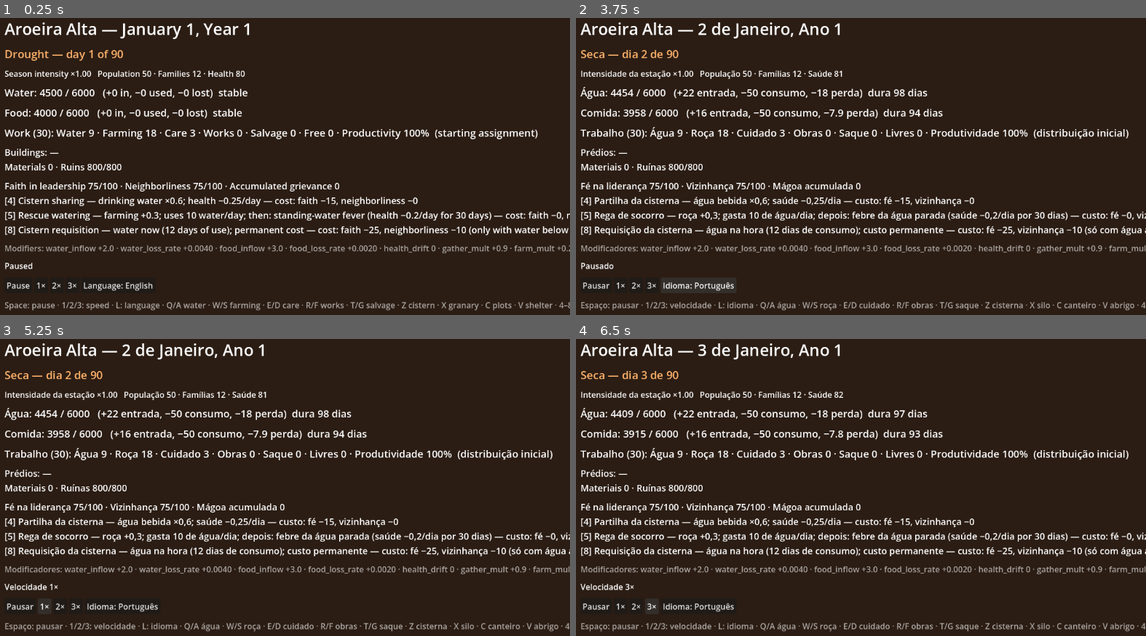
Above: before the commit, frames 1-4 (two rows, left to right).
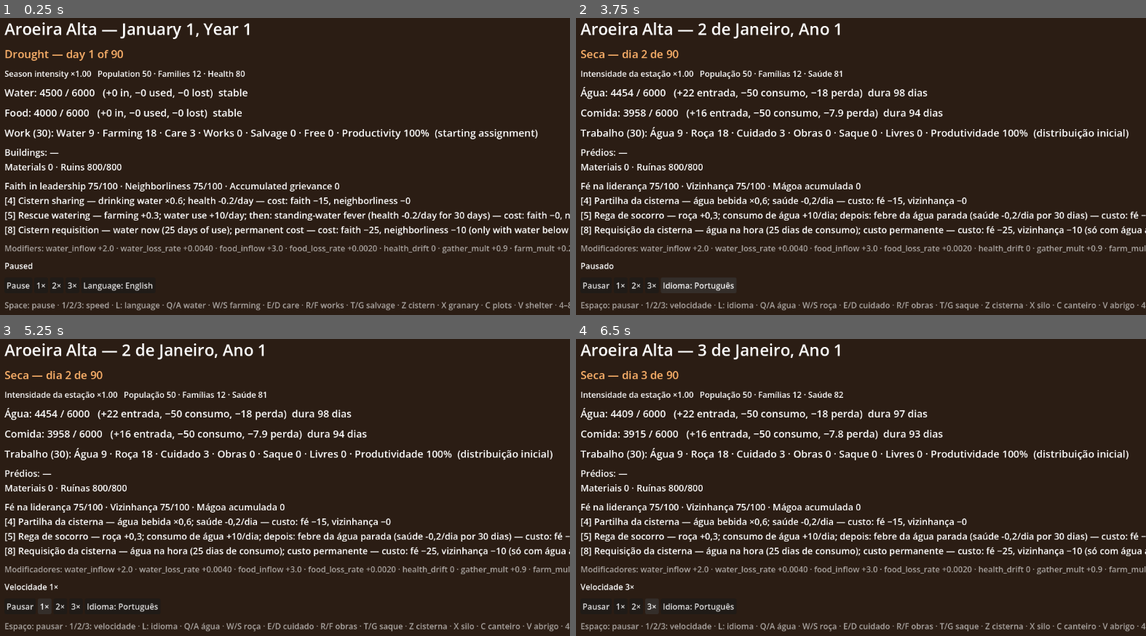
Above: after the commit, the same moments.

Repository: Alucardjrr/jogo-estacoes
Game: Godot game, scene res://scenes/debug/debug_hud.tscn
Two runs of this game, one before a commit and one after it. Both use one fixed random seed, a clock stepped at 60 frames per second and the inputs below.
Inputs:
- Up to frame 1 (0.25 s): no input
- Up to frame 2 (3.75 s): click "1×" at 0.5 s; click "2×" at 1.25 s; click "3×" at 2 s; click "Pause" at 2.75 s; click "Language: English" at 3.5 s
- Up to frame 3 (5.25 s): click "Pausar" at 4.25 s; click "1×" at 5 s
- Up to frame 4 (6.5 s): click "3×" at 5.75 s

The runs differ from the first frame. In frame 1, 1.6% of the frame differs, in the area x 28-100%, y 60-73%; in frame 2, 1.7%, in the area x 25-100%, y 60-73%; in frame 3, 1.7%; in frame 4, 1.7%.

Commit message:
fix: achados do QA no PR #15
- Medidas aplicadas depois da virada do calendário: pedido no último dia
  da estação vale (ou é recusado) na estação nova, sem custo perdido
- SimSocial.check sem efeito colateral
- Descrição das medidas montada com os números de social.json (teste
  garante que todo marcador tem valor); vírgula decimal em pt
- Efeito de medida com 'seasons' recusado na validação

Co-Authored-By: Claude Opus 5.5 <noreply@anthropic.com>
Claude-Session: https://claude.ai/code/session_01SAYqEDdngbHsg9bvX27t7B

Diff:
--- a/data/text/ui.csv
+++ b/data/text/ui.csv
@@ -147,11 +147,11 @@
 MEASURE_QUARENTENA,Isolamento da casa,House isolation
 MEASURE_MUTIRAO,Mutirão,Work drive
 MEASURE_CONFISCO,Requisição da cisterna,Cistern requisition
-MEASURE_RACIONAMENTO_DESC,"água bebida ×0,6; saúde −0,25/dia","drinking water ×0.6; health −0.25/day"
-MEASURE_AGUA_NA_ROCA_DESC,"roça +0,3; gasta 10 de água/dia; depois: febre da água parada (saúde −0,2/dia por 30 dias)","farming +0.3; uses 10 water/day; then: standing-water fever (health −0.2/day for 30 days)"
-MEASURE_QUARENTENA_DESC,"saúde +0,5/dia; produtividade ×0,8","health +0.5/day; productivity ×0.8"
-MEASURE_MUTIRAO_DESC,"obras ×2; saúde −0,3/dia; depois: produtividade ×0,85 por 30 dias","works ×2; health −0.3/day; then: productivity ×0.85 for 30 days"
-MEASURE_CONFISCO_DESC,água na hora (12 dias de consumo); custo permanente,water now (12 days of use); permanent cost
+MEASURE_RACIONAMENTO_DESC,"água bebida ×{water_consumption}; saúde {health_drift}/dia","drinking water ×{water_consumption}; health {health_drift}/day"
+MEASURE_AGUA_NA_ROCA_DESC,"roça {farm_mult}; consumo de água {water_consumption}/dia; depois: febre da água parada (saúde {after_health_drift}/dia por {after_days} dias)","farming {farm_mult}; water use {water_consumption}/day; then: standing-water fever (health {after_health_drift}/day for {after_days} days)"
+MEASURE_QUARENTENA_DESC,"saúde {health_drift}/dia; produtividade ×{productivity_mult}","health {health_drift}/day; productivity ×{productivity_mult}"
+MEASURE_MUTIRAO_DESC,"obras ×{build_mult} e saque ×{salvage_mult}; saúde {health_drift}/dia; depois: produtividade ×{after_productivity_mult} por {after_days} dias","works ×{build_mult} and salvage ×{salvage_mult}; health {health_drift}/day; then: productivity ×{after_productivity_mult} for {after_days} days"
+MEASURE_CONFISCO_DESC,"água na hora ({water_days} dias de consumo); custo permanente","water now ({water_days} days of use); permanent cost"
 METER_TRUST,Fé na liderança,Faith in leadership
 METER_COHESION,Vizinhança,Neighborliness
 HUD_SOCIAL,"{trust_name} {trust}/{trust_cap} · {cohesion_name} {cohesion}/{cohesion_cap} · Mágoa acumulada {grudge}","{trust_name} {trust}/{trust_cap} · {cohesion_name} {cohesion}/{cohesion_cap} · Accumulated grievance {grudge}"
--- a/scripts/sim/data_registry.gd
+++ b/scripts/sim/data_registry.gd
@@ -486,7 +486,7 @@
 			continue
 		var e: Dictionary = list[i]
 		for k in e.keys():
-			if not k in ["key", "add", "mul", "seasons"]:
+			if not k in ["key", "add", "mul"]:  # medidas não filtram por estação no efeito
 				errors.append("%s: chave desconhecida '%s'" % [ew, k])
 		if e.has("add") == e.has("mul"):
 			errors.append("%s: precisa de add ou mul (um dos dois)" % ew)
--- a/scripts/sim/sim_social.gd
+++ b/scripts/sim/sim_social.gd
@@ -60,11 +60,14 @@
 		return "wrong_season"
 	if m.unlock_water_below > 0.0 and water_frac >= m.unlock_water_below:
 		return "locked"
-	_roll_season(season_id, year)
-	if _enacted_this_season.has(id):
+	# Só leitura: se a (estação, ano) mudou, nada foi ativado nela ainda.
+	var enacted: Array[String] = []
+	if _season_key == _key(season_id, year):
+		enacted = _enacted_this_season
+	if enacted.has(id):
 		return "already_enacted"
 	if _cfg.one_per_season and not m.exempt_one_per_season:
-		for other in _enacted_this_season:
+		for other in enacted:
 			if not _cfg.measures[other].exempt_one_per_season:
 				return "one_per_season"
 	return ""
@@ -88,6 +91,24 @@
 		active.append({"id": id, "season": season_id, "year": year})
 	return {"type": "measure_enacted", "measure": id, "trust_cost": c.trust,
 		"cohesion_cost": c.cohesion}
+
+
+## Parâmetros para a descrição da medida na tela (D-024: texto no CSV, números do dado).
+## Chave = chave do efeito (ex.: "water_consumption"); depois: "after_<chave>",
+## "after_days"; água na hora: "water_days". "<chave>__mul" marca multiplicador.
+func describe(id: String) -> Dictionary:
+	var m: Dictionary = _cfg.measures[id]
+	var out := {"after_days": m.after_days, "water_days": m.instant_water_days,
+		"unlock_pct": m.unlock_water_below * 100.0}
+	for e in m.effects:
+		out[e.key] = e.get("mul", e.get("add"))
+		if e.has("mul"):
+			out[e.key + "__mul"] = true
+	for e in m.after_effects:
+		out["after_" + e.key] = e.get("mul", e.get("add"))
+		if e.has("mul"):
+			out["after_" + e.key + "__mul"] = true
+	return out
 
 
 func instant_water(id: String, people: int) -> float:
@@ -170,8 +191,12 @@
 			modifiers.add(e.key, SOURCE, e.add)
 
 
+static func _key(season_id: String, year: int) -> String:
+	return "%s/%d" % [season_id, year]
+
+
 func _roll_season(season_id: String, year: int) -> void:
-	var key := "%s/%d" % [season_id, year]
+	var key := _key(season_id, year)
 	if key != _season_key:
 		_season_key = key
 		_enacted_this_season.clear()
--- a/scripts/sim/simulation.gd
+++ b/scripts/sim/simulation.gd
@@ -63,11 +63,18 @@
 
 func step_day() -> void:
 	var first_event := _events.size()
-	# 0. Comandos
+	# 0. Comandos (medidas sociais ficam para depois da virada do calendário, para
+	#    valerem na estação do dia que está sendo simulado — QA PR #15)
+	var social_commands: Array[Dictionary] = []
 	for command in loop.take_commands():
-		_apply_command(command)
+		if command.type == "enact_measure":
+			social_commands.append(command)
+		else:
+			_apply_command(command)
 	# 1. Calendar (virada de estação/ano)
 	_events.append_array(calendar.advance())
+	for command in social_commands:
+		_apply_measure(command)
 	# 2. Season publica as taxas do dia
 	season.publish(calendar, modifiers)
 	# 3: Forecast — próxima etapa.
@@ -157,8 +164,6 @@
 	match command.type:
 		"set_labor", "adjust_labor":
 			_apply_labor(command)
-		"enact_measure":
-			_apply_measure(command)
 		"build":
 			var id: Variant = command.get("building")
 			if not id is String or not buildings.is_buildable(id):
--- a/scripts/ui/debug_hud.gd
+++ b/scripts/ui/debug_hud.gd
@@ -308,7 +308,7 @@
 		shown += 1
 		var c := sim.social.cost(id)
 		var line := tr("HUD_MEASURE").format({"key": i + 4, "name": tr("MEASURE_" + id.to_upper()),
-			"desc": tr("MEASURE_" + id.to_upper() + "_DESC"), "trust": roundi(c.trust),
+			"desc": measure_desc(id), "trust": roundi(c.trust),
 			"cohesion": roundi(c.cohesion)})
 		if soc.active.has(id):
 			line += " " + tr("HUD_MEASURE_ACTIVE")
@@ -321,6 +321,22 @@
 	if shown == 0:
 		text += "\n" + tr("HUD_MEASURE_NONE")
 	return text
+
+
+## Descrição com os números de social.json (sinal explícito em somas; vírgula em pt).
+func measure_desc(id: String) -> String:
+	var params := {}
+	var raw: Dictionary = Game.sim.social.describe(id)
+	for k in raw:
+		if k.ends_with("__mul"):
+			continue
+		var v: float = raw[k]
+		var plain: bool = raw.has(k + "__mul") or k in ["after_days", "water_days", "unlock_pct"]
+		var t := _num(v) if plain else signed(v)
+		if TranslationServer.get_locale().begins_with("pt"):
+			t = t.replace(".", ",")
+		params[k] = t
+	return tr("MEASURE_" + id.to_upper() + "_DESC").format(params)
 
 
 ## Por que a obra parada não anda e o que fazer.
--- a/test/unit/test_data_registry.gd
+++ b/test/unit/test_data_registry.gd
@@ -438,13 +438,15 @@
 func test_social_medida_invalida() -> void:
 	var soc := SOC_OK.duplicate(true)
 	soc.measures["x"] = {"seasons": ["neve"], "trust_cost": 200, "cohesion_cost": 0,
-		"effects": [{"key": "ouro", "add": 1}], "after_days": 5, "foo": 1}
+		"effects": [{"key": "ouro", "add": 1}, {"key": "farm_mult", "add": 1, "seasons": ["seca"]}],
+		"after_days": 5, "foo": 1}
 	var reg := _soc(soc)
 	assert_true(_has_error(reg, "estação 'neve'"))
 	assert_true(_has_error(reg, "trust_cost = 200"))
 	assert_true(_has_error(reg, "key inválida 'ouro'"))
 	assert_true(_has_error(reg, "after_days sem after_effects"))
 	assert_true(_has_error(reg, "chave desconhecida 'foo'"))
+	assert_true(_has_error(reg, "effects[1]: chave desconhecida 'seasons'"), "efeito de medida não filtra estação")
 
 
 func test_social_curva_e_medida_sem_fala() -> void:
--- a/test/unit/test_sim_social.gd
+++ b/test/unit/test_sim_social.gd
@@ -179,3 +179,52 @@
 	sim2.social.trust = 0.0
 	sim2.step_day()
 	assert_lt(sim2.snapshot().resources.water.inflow, full)
+
+
+
+func test_medida_no_ultimo_dia_vale_na_estacao_nova() -> void:
+	# QA PR #15: pedida no último dia da seca, vale como medida das janela (recusada lá).
+	var sim := _sim()
+	sim.calendar.day_index = 89  # último dia da seca
+	sim.enqueue({"type": "enact_measure", "measure": "agua_na_roca"})
+	sim.step_day()
+	assert_eq(sim.calendar.season_id(), "janela_1")
+	var ev := sim.drain_events()
+	assert_eq(ev.filter(func(e: Dictionary) -> bool: return e.type == "command_rejected")[0].reason, "wrong_season")
+	assert_eq(sim.social.after, [], "nada de efeito 'depois' sem a medida")
+	assert_eq(sim.social.cohesion, sim.data.section("social").cohesion_initial + 0.05, "sem custo")
+
+
+func test_medida_no_primeiro_dia_vale_o_dia_inteiro() -> void:
+	var sim := _sim()
+	sim.calendar.day_index = 179  # vira chuvas no próximo passo
+	sim.enqueue({"type": "enact_measure", "measure": "quarentena"})
+	sim.step_day()
+	assert_true(sim.social.is_active("quarentena"))
+	assert_eq(sim.calendar.season_id(), "chuvas")
+
+
+func test_check_nao_muda_estado() -> void:
+	var s := SimSocial.new(CFG)
+	s.enact("a", "seca", 1)
+	var before := s.snapshot()
+	s.check("b", "chuvas", 1, 0.5)
+	s.check("b", "seca", 2, 0.5)
+	assert_eq(s.snapshot(), before)
+	assert_eq(s.check("b", "seca", 1, 0.5), "one_per_season")
+
+
+func test_descricao_tem_todos_os_numeros() -> void:
+	var sim := _sim()
+	var marker := RegEx.create_from_string("\\{([a-z_]+)\\}")
+	var csv := FileAccess.open("res://data/text/ui.csv", FileAccess.READ)
+	var rows := {}
+	while not csv.eof_reached():
+		var line := csv.get_csv_line()
+		if line.size() >= 3:
+			rows[line[0]] = [line[1], line[2]]
+	for id in sim.social.measure_ids():
+		var params := sim.social.describe(id)
+		for text in rows["MEASURE_%s_DESC" % id.to_upper()]:
+			for m in marker.search_all(text):
+				assert_true(params.has(m.get_string(1)), "%s: {%s} sem valor em social.json" % [id, m.get_string(1)])
